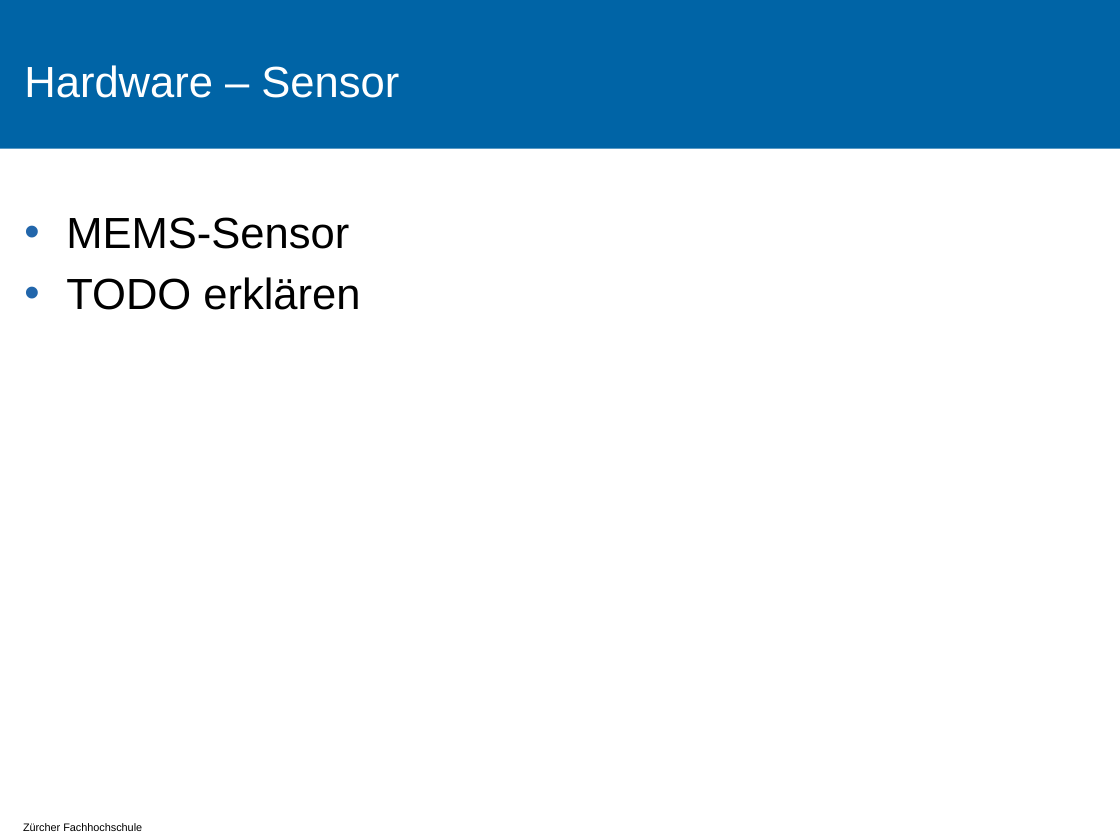
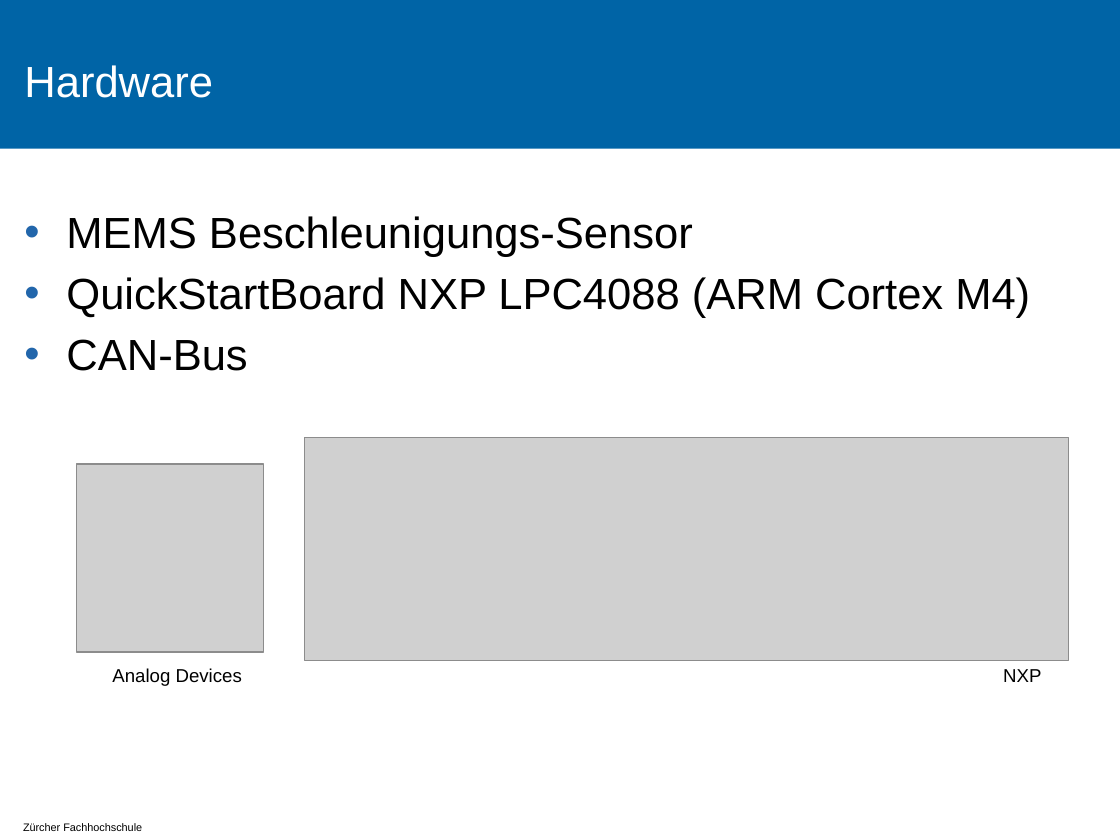
Before and after one commit to tokeller/WeKeBA, a slide deck: slide 10 of 9001_Praesentation/Praesentation.pptx. Drawn at 1120x840 pixels with LibreOffice and Linux fonts; fonts in the diff are those of the drawing; grey boxes stand for pictures; background and template pictures are left out. Boxes give left, top, right and bottom in pixels: in the first picture for what was removed or moved away, otherwise in the second. Text is boxed around its words. In the diff, an @@ line names an element or a change of style, - is before the commit and + after.

```diff
--- a/9001_Praesentation/Praesentation.pptx
+++ b/9001_Praesentation/Praesentation.pptx
@@ title at box(24, 65, 213, 98): text changed @@
-Hardware – Sensor
+Hardware
@@ text at box(66, 216, 1030, 371): text changed @@
-• MEMS-Sensor
-• TODO erklären
+• MEMS Beschleunigungs-Sensor
+• QuickStartBoard NXP LPC4088 (ARM Cortex M4)
+• CAN-Bus
@@ picture added at box(305, 438, 1070, 661) @@
@@ picture added at box(76, 464, 263, 652) @@
@@ text added at box(112, 668, 242, 686), 12 pt, text #000000 @@
+Analog Devices
@@ text added at box(1003, 669, 1041, 682), 12 pt, text #000000 @@
+NXP
```
Also in this commit, not shown: 12 other slides changed, 1 slide added, 2 slides removed, 3 other files.
